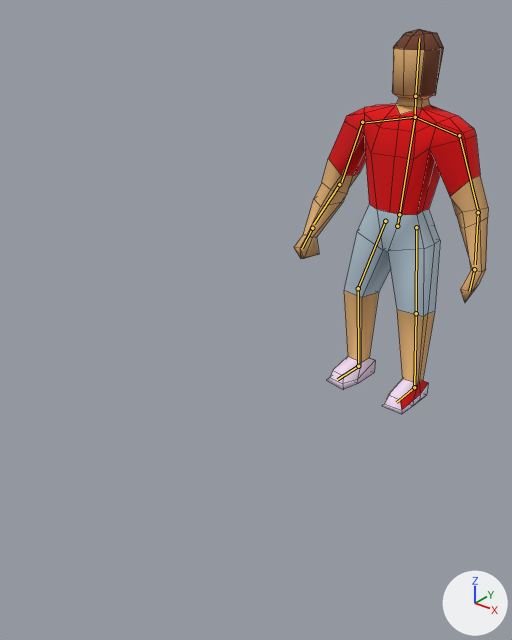
An edit to the Blender file blender/enemy.blend, drawn before and after from the same camera.
Before and after are seen from a camera (50 mm lens) standing at (1.41, -2.82, 1.83) and looking at (-0.14, -0.87, 0.62). The axes (+X, +Y, +Z) are drawn at lower right. The lights are the same throughout. The bones that bend it are drawn over the model as lines. Mesh edges are drawn as thin lines.
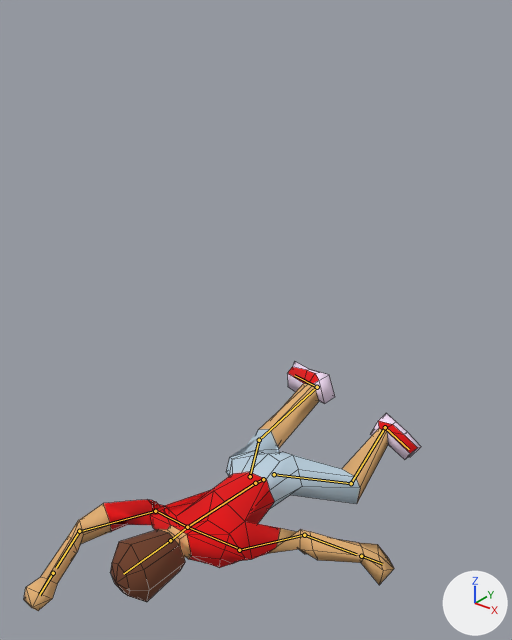
The newer file adds an action. The first version stands in its rest pose; the second is drawn at frame 150 of the action 'Die'.

What differs and where, as boxes (x1, y1, x2, y2) in the pictures (512 x 640 px):
'Plane', posed (104% wider, 35% shorter): before (294, 29, 488, 414); after (24, 361, 421, 611)
bone 'Main Bone', root to tip: before (397, 226) to (399, 214); after (263, 479) to (255, 483)
bone 'Right Leg', root to tip: before (385, 221) to (358, 288); after (250, 476) to (259, 440)
bone 'Right Middle Foot', root to tip: before (358, 288) to (358, 366); after (259, 440) to (317, 387)
bone 'Right Foot', root to tip: before (358, 366) to (337, 379); after (317, 387) to (294, 375)
bone 'Left Leg', root to tip: before (416, 227) to (416, 313); after (274, 474) to (351, 483)
bone 'Left Middle Foot', root to tip: before (416, 313) to (414, 387); after (351, 483) to (385, 427)
bone 'Left Foot', root to tip: before (414, 387) to (396, 402); after (385, 427) to (409, 449)
bone 'Chest', root to tip: before (399, 214) to (415, 117); after (255, 483) to (187, 527)
bone 'Neck', root to tip: before (415, 117) to (415, 96); after (187, 527) to (170, 540)
bone 'Head', root to tip: before (415, 96) to (419, 38); after (170, 540) to (123, 574)
bone 'Right Shoulder', root to tip: before (415, 117) to (362, 123); after (187, 527) to (155, 510)
bone 'Right Forearm', root to tip: before (362, 122) to (341, 182); after (155, 511) to (82, 531)
bone 'Right Arm', root to tip: before (339, 184) to (314, 223); after (79, 531) to (56, 568)
bone 'Left Shoulder', root to tip: before (415, 117) to (460, 136); after (187, 527) to (241, 549)
bone 'Left Forearm', root to tip: before (459, 135) to (477, 209); after (239, 550) to (303, 535)
bone 'Left Arm', root to tip: before (478, 212) to (475, 264); after (304, 535) to (356, 554)

The change in detail:
Bone 'Main Bone' (bone_main_bone) moves from (0.0, 0.0, 0.0) to (-0.3, -1.128, 0.552).
Bone 'Main Bone' (bone_main_bone) turns from (0, 0, 0) to (73, -13, 52) degrees about its own x, y and z.
Bone 'Right Leg' (bone_right_leg) moves from (0.0, 0.0, 0.0) to (0.008, -0.001, -0.001).
Bone 'Right Leg' (bone_right_leg) turns from (0, 0, 0) to (20, -19, -22) degrees about its own x, y and z.
Bone 'Right Leg' (bone_right_leg) is rescaled from (1.0, 1.0, 1.0) to (1.23, 1.23, 1.23).
Bone 'Right Middle Foot' (bone_right_middle_foot) turns from (0, 0, 0) to (31, 128, 50) degrees about its own x, y and z.
Bone 'Right Foot' (bone_right_foot) turns from (0, 0, 0) to (-12, 3, -6) degrees about its own x, y and z.
Bone 'Left Leg' (bone_left_leg) moves from (0.0, 0.0, 0.0) to (0.0, 0.0, -0.001).
Bone 'Left Leg' (bone_left_leg) turns from (0, 0, 0) to (9, -26, -30) degrees about its own x, y and z.
Bone 'Left Middle Foot' (bone_left_middle_foot) turns from (0, 0, 0) to (15, -39, 27) degrees about its own x, y and z.
Bone 'Left Foot' (bone_left_foot) turns from (0, 0, 0) to (17, 3, -26) degrees about its own x, y and z.
Bone 'Chest' (bone_chest) turns from (0, 0, 0) to (0, -4, 0) degrees about its own x, y and z.
Bone 'Neck' (bone_neck) turns from (0, 0, 0) to (2, -55, -8) degrees about its own x, y and z.
Bone 'Head' (bone_head) turns from (0, 0, 0) to (2, 29, 5) degrees about its own x, y and z.
Bone 'Right Shoulder' (bone_right_shoulder) turns from (0, 0, 0) to (0, 4, -19) degrees about its own x, y and z.
Bone 'Right Forearm' (bone_right_forearm) turns from (0, 0, 0) to (66, 4, 153) degrees about its own x, y and z.
Bone 'Right Arm' (bone_right_arm) turns from (0, 0, 0) to (-59, -24, 43) degrees about its own x, y and z.
Bone 'Left Shoulder' (bone_left_shoulder) turns from (0, 0, 0) to (-1, 3, -19) degrees about its own x, y and z.
Bone 'Left Forearm' (bone_left_forearm) turns from (0, 0, 0) to (-10, 64, -30) degrees about its own x, y and z.
Bone 'Left Arm' (bone_left_arm) turns from (0, 0, 0) to (122, -58, -45) degrees about its own x, y and z.
